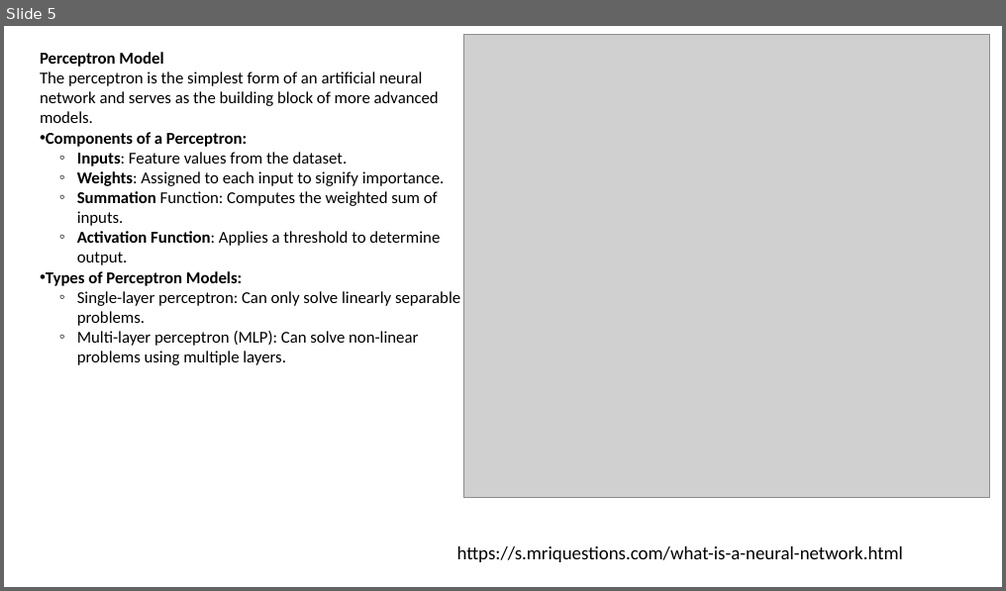
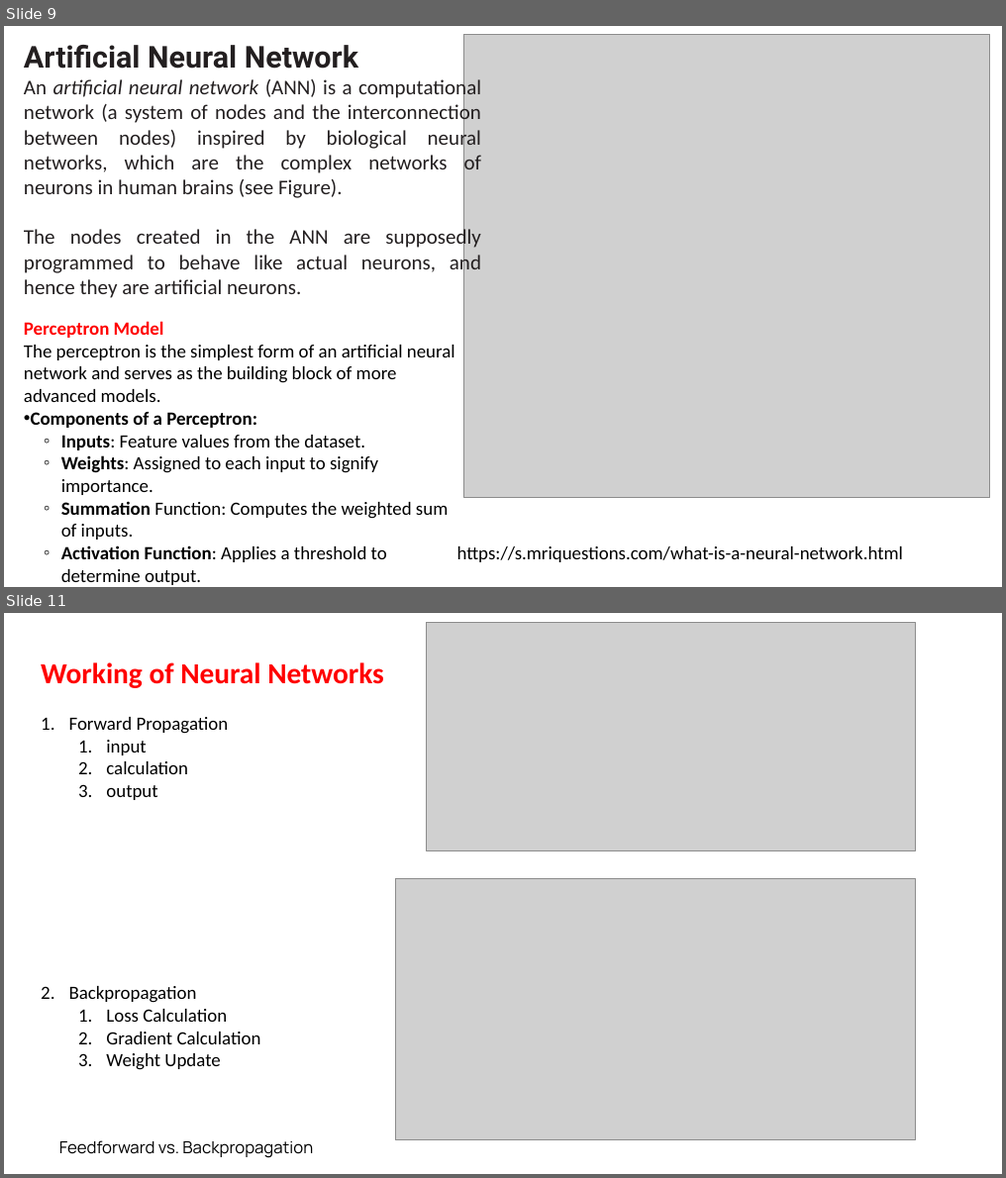
Before and after one commit to shahil04/ds_materials, a slide deck: Deep_learning/deep learning_itvedant.pptx. Shown one above the other, each under a label of ours: slide 5 before the commit, slides 9 and 11 after it; the slides between them are not shown. The pictures are 1006x591 and 1006x1178 pixels, drawn with LibreOffice and Linux fonts; fonts in the diff are those of the drawing; grey boxes stand for pictures. Boxes give left, top, right and bottom in pixels: in the first picture for what was removed or moved away, otherwise in the second. Text is boxed around its words. In the diff, an @@ line names an element or a change of style, - is before the commit and + after.

```diff
--- a/Deep_learning/deep learning_itvedant.pptx
+++ b/Deep_learning/deep learning_itvedant.pptx
@@ slide 11 added at bbox=[4, 613, 1002, 1174], background #FFFFFF @@
@@ picture added at bbox=[426, 622, 916, 851] @@
@@ text added at bbox=[41, 663, 384, 1070], 18 pt, text #000000 @@
+Working of Neural Networks
+1. Forward Propagation
+  1. input
+  2. calculation
+  3. output
+2. Backpropagation
+  1. Loss Calculation
+  2. Gradient Calculation
+  3. Weight Update
@@ picture added at bbox=[395, 878, 916, 1141] @@
@@ text added at bbox=[59, 1141, 313, 1158], 16 pt, text #000000 @@
+Feedforward vs. Backpropagation
@@ what was slide 5 is now slide 9 @@
@@ slide 9 changed as well @@
@@ text added at bbox=[24, 45, 481, 298], 20 pt, text #231F20 @@
+Artificial Neural Network
+An artificial neural network (ANN) is a computational network (a system of nodes and the interconnection between nodes) inspired by biological neural networks, which are the complex networks of neurons in human brains (see Figure).
+The nodes created in the ANN are supposedly programmed to behave like actual neurons, and hence they are artificial neurons.
@@ text at bbox=[46, 272, 460, 366]: paragraphs removed @@
-• Types of Perceptron Models:
-  ◦ Single-layer perceptron: Can only solve linearly separable problems.
-  ◦ Multi-layer perceptron (MLP): Can solve non-linear problems using multiple layers.
@@ text "Perceptron Model": place and size @@
-text "Perceptron Model" at bbox=[40, 52, 460, 366]
+text "Perceptron Model" at bbox=[24, 321, 455, 585]
@@ text "Perceptron Model" at bbox=[24, 321, 455, 585]: size 16 to 18 pt; text colour #000000 to #FF0000 in "Perceptron Model" @@
```
Also in this commit, not shown: 5 other slides changed, 18 other slides added, 31 other files.
